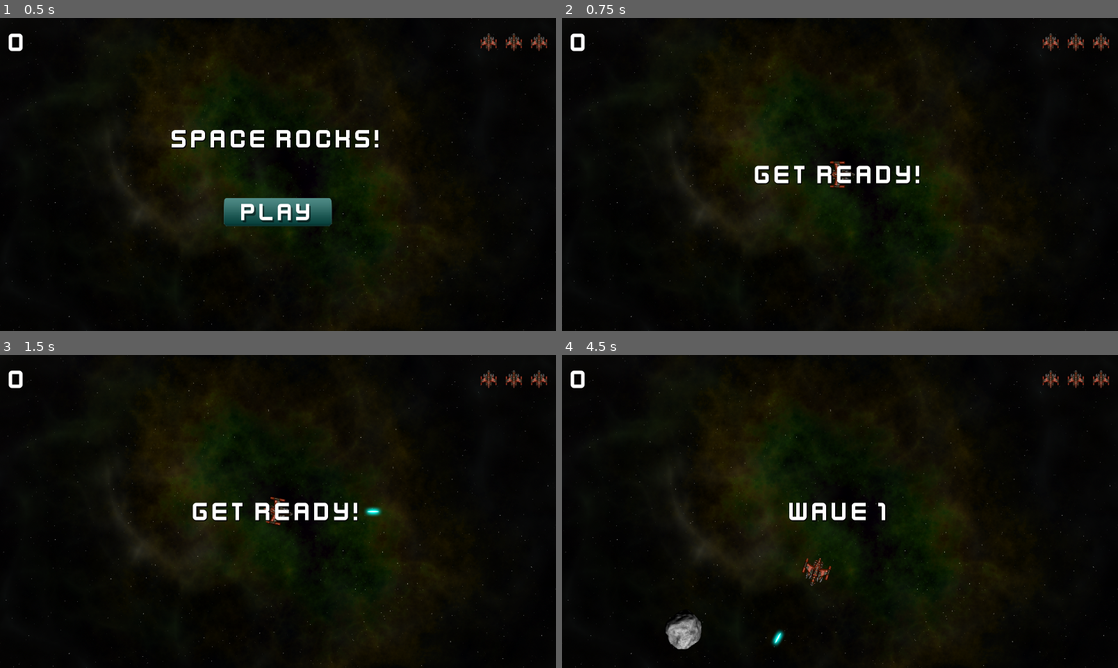
Above: before the commit, frames 1-4 (two rows, left to right).
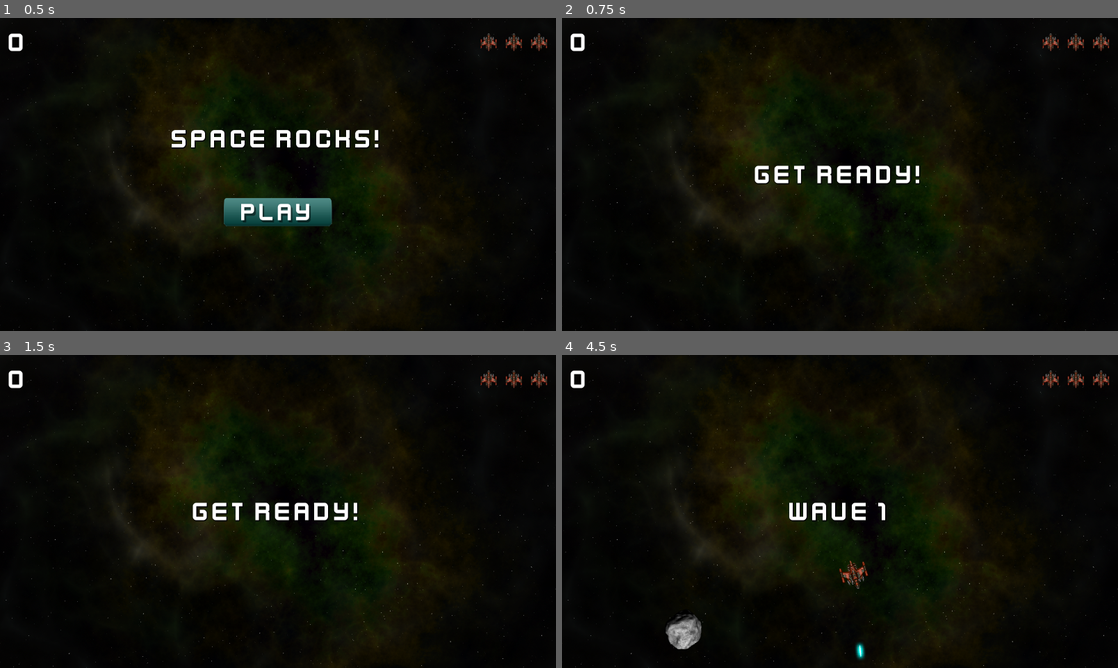
Above: after the commit, the same moments.

Repository: ulfben/space-rocks
Game: Godot game, scene res://main.tscn
Same seed, same stepped clock (60 frames per second), same inputs: the game is played once before the commit and once after it.
Inputs (mouse positions are in pixels of both pictures, inside the frame that each line leads up to):
- Up to frame 1 (0.5 s): no input
- Up to frame 2 (0.75 s): click (840, 212) at 0.5 s
- Up to frame 3 (1.5 s): tap Enter at 1.25 s; hold D (rotate_right) from 1.28 s (still down); hold Space (shoot) from 1.28 s (still down)
- Up to frame 4 (4.5 s): release D (rotate_right) at 2.03 s; release Space (shoot) at 2.03 s; hold A (rotate_left) 2.03-2.78 s; tap Space (shoot) at 2.1, 3.6 s; hold D (rotate_right) 2.78-3.53 s; hold Space (shoot) 2.78-3.53 s; hold Up (thrust) 3.53-4.28 s; hold A (rotate_left) from 4.28 s (still down); hold Space (shoot) from 4.28 s (still down)

Frame 1 is identical in both runs. In frame 2, 0.1% of the frame differs, in the area x 48-53%, y 45-55%; in frame 3, 0.2%; in frame 4, 0.6%, in the area x 37-56%, y 64-98%.

Commit message:
Fixed visual bug with player spawn, score counting

Diff:
--- a/main.gd
+++ b/main.gd
@@ -21,8 +21,8 @@
 	score = 0
 	$HUD.update_score(score)
 	$HUD.show_message("Get Ready!")
+	await $HUD/Timer.timeout
 	$Player.reset()
-	await $HUD/Timer.timeout
 	playing = true
 
 func game_over():
@@ -48,6 +48,8 @@
 	call_deferred("add_child", r)
 
 func _on_rock_exploded(size, radius, pos, vel):
+	score += size
+	$HUD.update_score(score)
 	if size <= 1:
 		return
 	for offset in [-1, 1]:
--- a/player.gd
+++ b/player.gd
@@ -27,9 +27,9 @@
 
 func reset():
 	reset_pos = true
-	$Sprite2D.show()
 	lives = 3
 	change_state(ALIVE)
+	$Sprite2D.show()
 
 func change_state(new_state):
 	match new_state:
@@ -51,8 +51,8 @@
 		$Sprite2D.texture.get_height()
 	) * $Sprite2D.scale
 	radius = size.x / 2.0
+	transform.origin = screensize / 2
 	$GunCooldown.wait_time = fire_rate
-	change_state(ALIVE)
 
 func _process(delta: float) -> void:
 	get_input()
